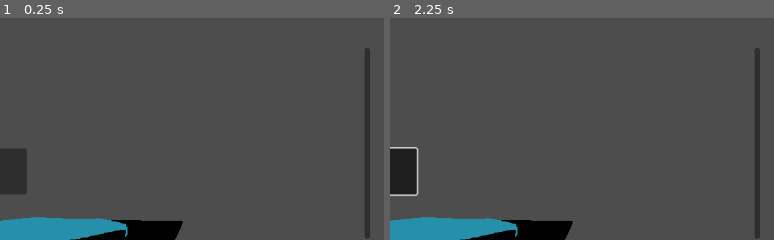
Above: before the commit, frames 1-2 (left to right).
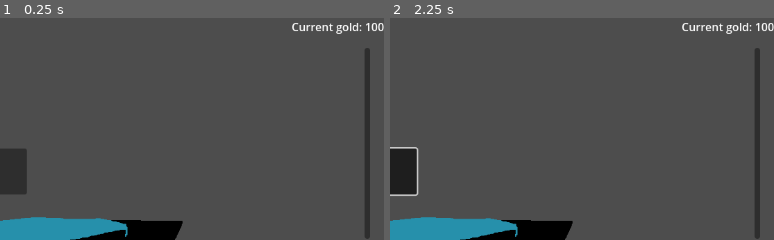
Above: after the commit, the same moments.

Repository: Gutek8134/poison-craft
Game: Godot game, scene res://scenes/levels/main.tscn
Same seed, same stepped clock (60 frames per second), same inputs: the game is played once before the commit and once after it. The project has no main scene, so this scene is started directly. The engine's default icon, where the game draws it, is replaced by a stand-in: a white triangle on a blue panel in a dark square.
Inputs (mouse positions are % of the whole screen's width and height, from its top left):
- Up to frame 1 (0.25 s): no input
- Up to frame 2 (2.25 s): click (56, 93) at 0.5 s; click (36, 93) at 1.25 s; click "Lid" at 2 s
The pictures show only the part of the screen within x 50-100%, y 0-50%; the shares and areas given below are measured in that part.

The runs differ from the first frame. In frame 1, 0.4% of the frame differs, in the area x 76-100%, y 2-8%; in frame 2, 0.4%.

Commit message:
Gold displays on the game screen

Diff:
--- a/scenes/levels/main.tscn
+++ b/scenes/levels/main.tscn
@@ -10,6 +10,14 @@
 
 [node name="Level" type="Node2D"]
 
+[node name="CurrentGold" type="RichTextLabel" parent="."]
+offset_left = 976.0
+offset_top = 1.0
+offset_right = 1153.0
+offset_bottom = 41.0
+bbcode_enabled = true
+text = "[right]Current gold: 0[/right]"
+
 [node name="InventoryUI" parent="." instance=ExtResource("1_ljw8p")]
 anchors_preset = 0
 anchor_right = 0.0
@@ -19,7 +27,6 @@
 grow_horizontal = 1
 grow_vertical = 1
 x_offset = 600.0
-time_to_show_inventory = null
 
 [node name="StaticBody2D" type="StaticBody2D" parent="."]
 
--- a/scenes/levels/shop.tscn
+++ b/scenes/levels/shop.tscn
@@ -12,11 +12,11 @@
 
 [node name="ScrollContainer" type="ScrollContainer" parent="."]
 layout_mode = 1
-anchors_preset = -1
+anchors_preset = 15
 anchor_right = 1.0
-anchor_bottom = 0.997
-offset_right = -183.0
-offset_bottom = -0.0560303
+anchor_bottom = 1.0
+grow_horizontal = 2
+grow_vertical = 2
 
 [node name="GridContainer" type="GridContainer" parent="ScrollContainer"]
 layout_mode = 2
@@ -25,7 +25,6 @@
 columns = 3
 
 [node name="ShopItem" parent="ScrollContainer/GridContainer" instance=ExtResource("1_csf3d")]
-custom_minimum_size = Vector2(318.095, 173.21)
 layout_mode = 2
 
 [node name="ShopItem2" parent="ScrollContainer/GridContainer" instance=ExtResource("1_csf3d")]
--- a/scenes/prefabs/ui/shop_item.tscn
+++ b/scenes/prefabs/ui/shop_item.tscn
@@ -4,13 +4,13 @@
 [ext_resource type="PackedScene" uid="uid://buhsda2dovrb7" path="res://scenes/prefabs/ui/ingredient_repr.tscn" id="2_68oha"]
 
 [node name="ShopItem" type="Control"]
-custom_minimum_size = Vector2(320, 180)
+custom_minimum_size = Vector2(370, 180)
 layout_mode = 3
-anchor_right = 0.276
-anchor_bottom = 0.335
+anchor_right = 0.317
+anchor_bottom = 0.298
 offset_left = -1.0
-offset_right = 1.048
-offset_bottom = -0.0800018
+offset_right = -0.18399
+offset_bottom = -0.104004
 grow_horizontal = 2
 grow_vertical = 2
 script = ExtResource("1_71ygj")
@@ -20,11 +20,14 @@
 layout_mode = 0
 
 [node name="Button" type="Button" parent="."]
-layout_mode = 0
-offset_left = 2.0
-offset_top = 98.0
-offset_right = 266.0
-offset_bottom = 162.0
+layout_mode = 1
+anchors_preset = -1
+anchor_right = 1.012
+anchor_bottom = 0.59
+offset_left = 37.0
+offset_top = 96.0
+offset_right = -22.84
+offset_bottom = 31.97
 text = "Buy (20g)"
 
 [connection signal="pressed" from="Button" to="." method="_on_buy"]
--- a/scripts/inventory_manager.gd
+++ b/scripts/inventory_manager.gd
@@ -7,37 +7,40 @@
 @onready var inventory: Dictionary = {}
 @onready var ingredient_table := IngredientDataTable.factory()
 var inventory_ui: inventory_ui_class
+var gold_display: RichTextLabel
 
-# func _ready() -> void:
-# 	var _a = ((ingredient_table.data["Blue Leaf"] as PackedScene).get_state().get_script() as Ingredient).composition
+func _ready() -> void:
+    gold_display = get_tree().current_scene.get_node("CurrentGold") as RichTextLabel
+    gold_display.text = "[right]Current gold: %d[/right]" % [gold]
+    # var _a = ((ingredient_table.data["Blue Leaf"] as PackedScene).get_state().get_script() as Ingredient).composition
 
 func add_to_inventory(ingredient_name: String, amount: int) -> void:
-	if ingredient_name in inventory:
-		inventory[ingredient_name] += amount
-	else:
-		inventory[ingredient_name] = amount
-	inventory_ui.update()
+    if ingredient_name in inventory:
+        inventory[ingredient_name] += amount
+    else:
+        inventory[ingredient_name] = amount
+    inventory_ui.update()
 
 func remove_from_inventory(ingredient_name: String, amount: int) -> void:
-	if ingredient_name not in inventory:
-		printerr("%s wasn't in inventory" % [ingredient_name])
-		return
-	if inventory[ingredient_name] < amount:
-		printerr("Not enough %s in inventory - %d to be removed, %d in inventory" % [ingredient_name, amount, inventory[ingredient_name]])
-		return
+    if ingredient_name not in inventory:
+        printerr("%s wasn't in inventory" % [ingredient_name])
+        return
+    if inventory[ingredient_name] < amount:
+        printerr("Not enough %s in inventory - %d to be removed, %d in inventory" % [ingredient_name, amount, inventory[ingredient_name]])
+        return
 
-	if inventory[ingredient_name] == amount:
-		inventory.erase(ingredient_name)
-		inventory_ui.update()
-		return
+    if inventory[ingredient_name] == amount:
+        inventory.erase(ingredient_name)
+        inventory_ui.update()
+        return
 
-	inventory[ingredient_name] -= amount
-	inventory_ui.update()
+    inventory[ingredient_name] -= amount
+    inventory_ui.update()
 
 func add_gold(amount: int) -> void:
-	gold += amount
-	print(gold)
+    gold += amount
+    gold_display.text = "[right]Current gold: %d[/right]" % [gold]
 
 func remove_gold(amount: int) -> void:
-	gold -= amount
-	print(gold)
+    gold -= amount
+    gold_display.text = "[right]Current gold: %d[/right]" % [gold]
